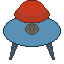
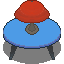
Two versions of the same layered image (64px x 64px). Layer-by-layer changes:
added layer "legsShadow" above "nightstand" over 9, 45, 55, 60
renamed "Background" to "nightstand", painted on it over 3, 19, 61, 60
added layer "floorShadow" above "background" over 3, 35, 61, 64
